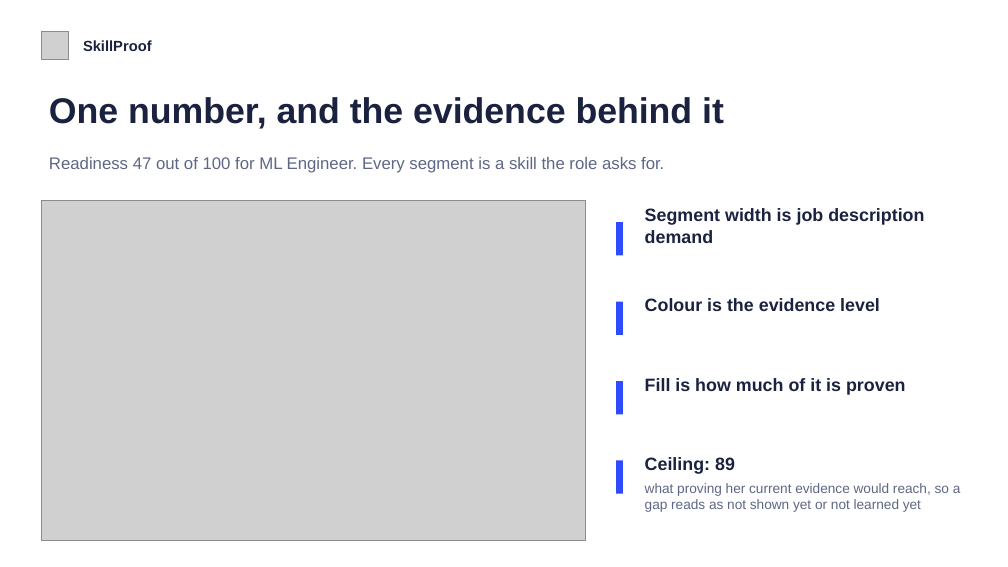
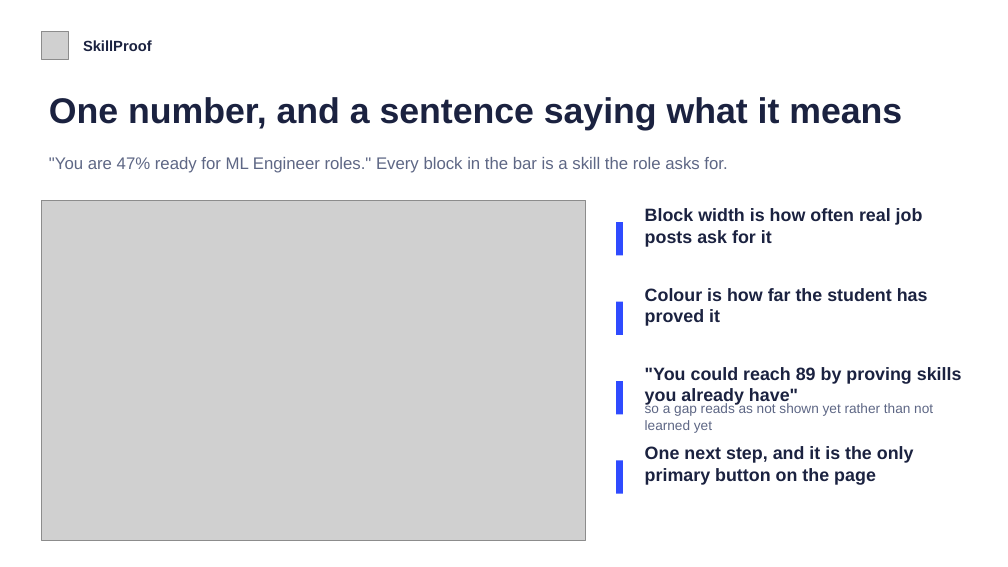
Before and after one commit to shubhamverma-devx/skillproof, a slide deck: slide 5 of docs/SkillProof_Pitch.pptx. Drawn at 1008x567 pixels with LibreOffice and Linux fonts; fonts in the diff are those of the drawing; grey boxes stand for pictures. Boxes give left, top, right and bottom in pixels: in the first picture for what was removed or moved away, otherwise in the second. Text is boxed around its words. In the diff, an @@ line names an element or a change of style, - is before the commit and + after.

```diff
--- a/docs/SkillProof_Pitch.pptx
+++ b/docs/SkillProof_Pitch.pptx
@@ text at [49,97,902,131]: text changed @@
-One number, and the evidence behind it
+One number, and a sentence saying what it means
@@ text at [49,157,727,173]: text changed @@
-Readiness 47 out of 100 for ML Engineer. Every segment is a skill the role asks for.
+"You are 47% ready for ML Engineer roles." Every block in the bar is a skill the role asks for.
@@ text at [645,208,923,247]: text changed @@
-Segment width is job description demand
+Block width is how often real job posts ask for it
@@ text at [645,288,928,326]: text changed @@
-Colour is the evidence level
+Colour is how far the student has proved it
@@ text at [645,367,962,406]: text changed @@
-Fill is how much of it is proven
+"You could reach 89 by proving skills you already have"
@@ text at [645,402,933,433]: text changed @@
-what proving her current evidence would reach, so a gap reads as not shown yet or not learned yet
+so a gap reads as not shown yet rather than not learned yet
@@ text at [645,446,914,485]: text changed @@
-Ceiling: 89
+One next step, and it is the only primary button on the page
```
Also in this commit, not shown: 6 other slides changed, 57 other files.
